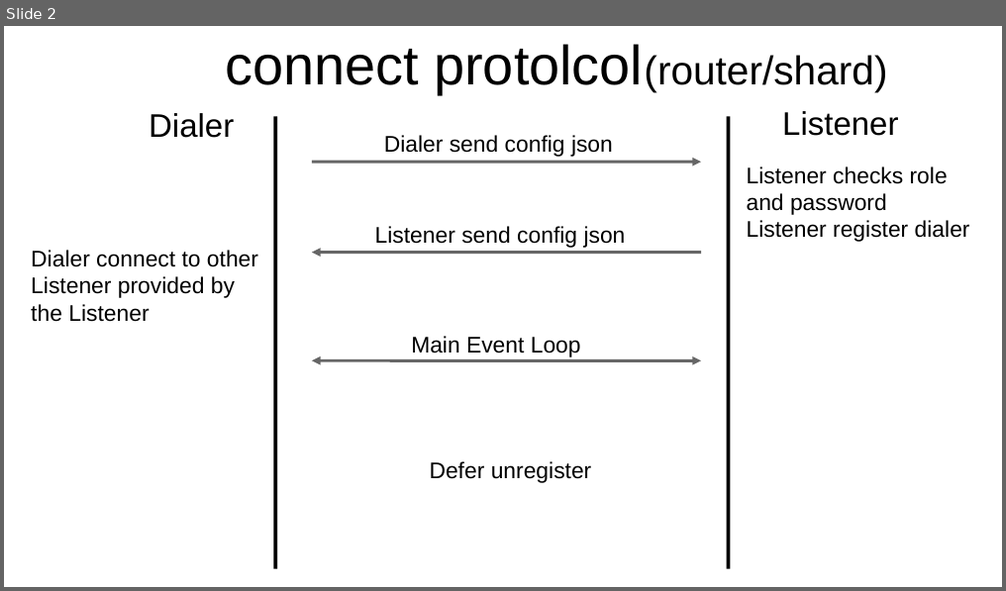
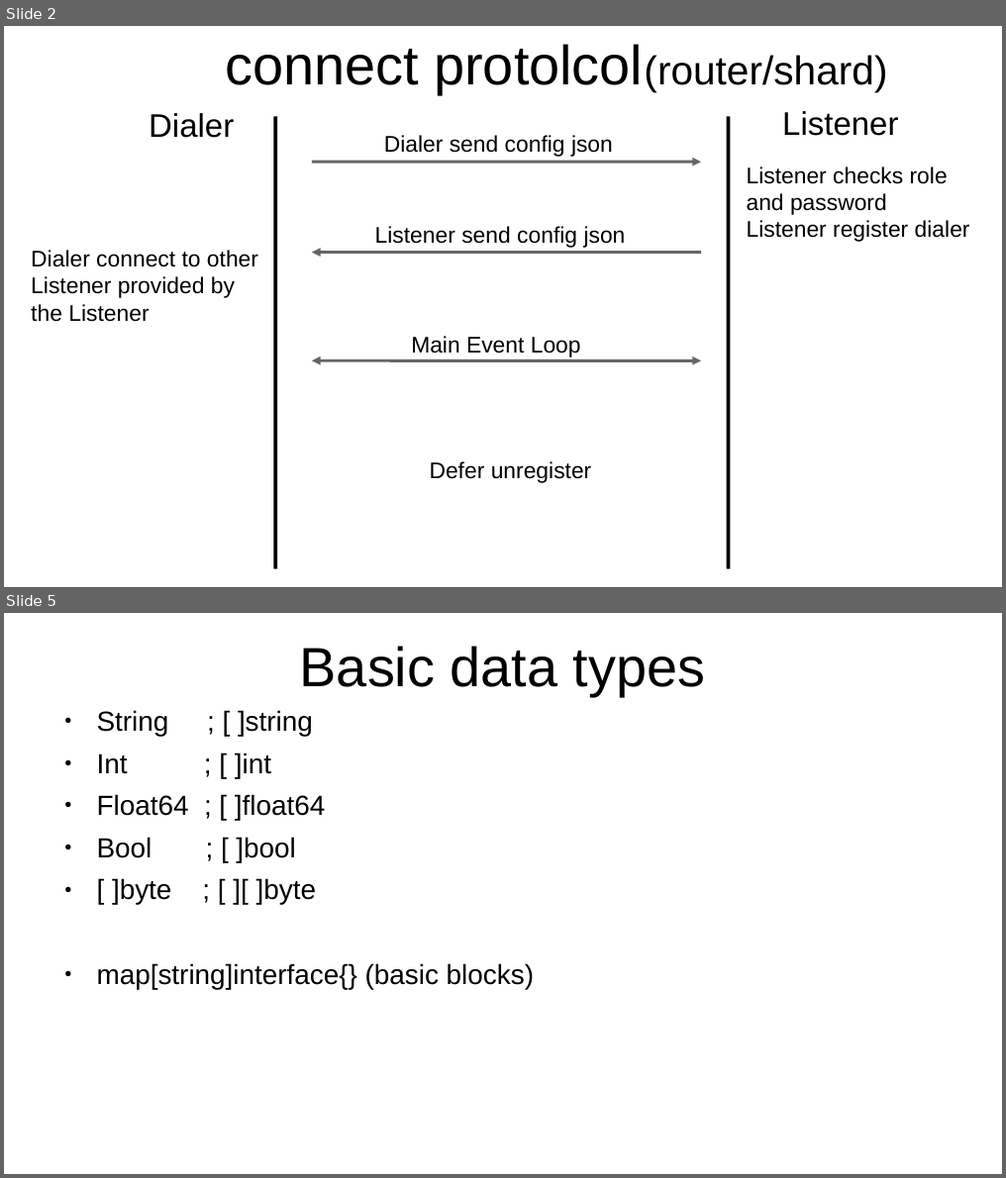
Before and after one commit to YC-Lammy/DejavuDB, a slide deck: doc/concept.odp. Shown one above the other, each under a label of ours: slide 2 before the commit, slides 2 and 5 after it; the slides between them are not shown. The pictures are 1006x591 and 1006x1178 pixels, drawn with LibreOffice and Linux fonts; fonts in the diff are those of the drawing. Boxes give left, top, right and bottom in pixels: in the first picture for what was removed or moved away, otherwise in the second. Text is boxed around its words. In the diff, an @@ line names an element or a change of style, - is before the commit and + after.

```diff
--- a/doc/concept.odp
+++ b/doc/concept.odp
@@ slide 5 added at (x1=4, y1=613, x2=1002, y2=1174), background #FFFFFF @@
@@ title added at (x1=300, y1=646, x2=705, y2=696), 44 pt, text #000000 @@
+Basic data types
@@ text added at (x1=97, y1=710, x2=534, y2=989), 22 pt, text #000000 @@
+● String ; [ ]string
+● Int ; [ ]int
+● Float64 ; [ ]float64
+● Bool ; [ ]bool
+● [ ]byte ; [ ][ ]byte
+● map[string]interface{} (basic blocks)
```
Also in this commit, not shown: 2 slides changed, 2 other slides added, 3 other files.
